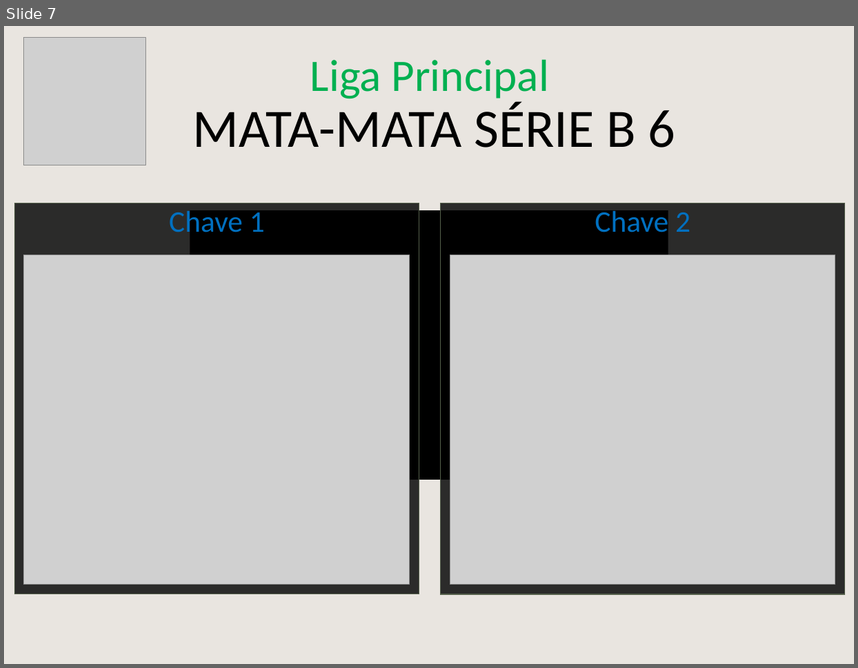
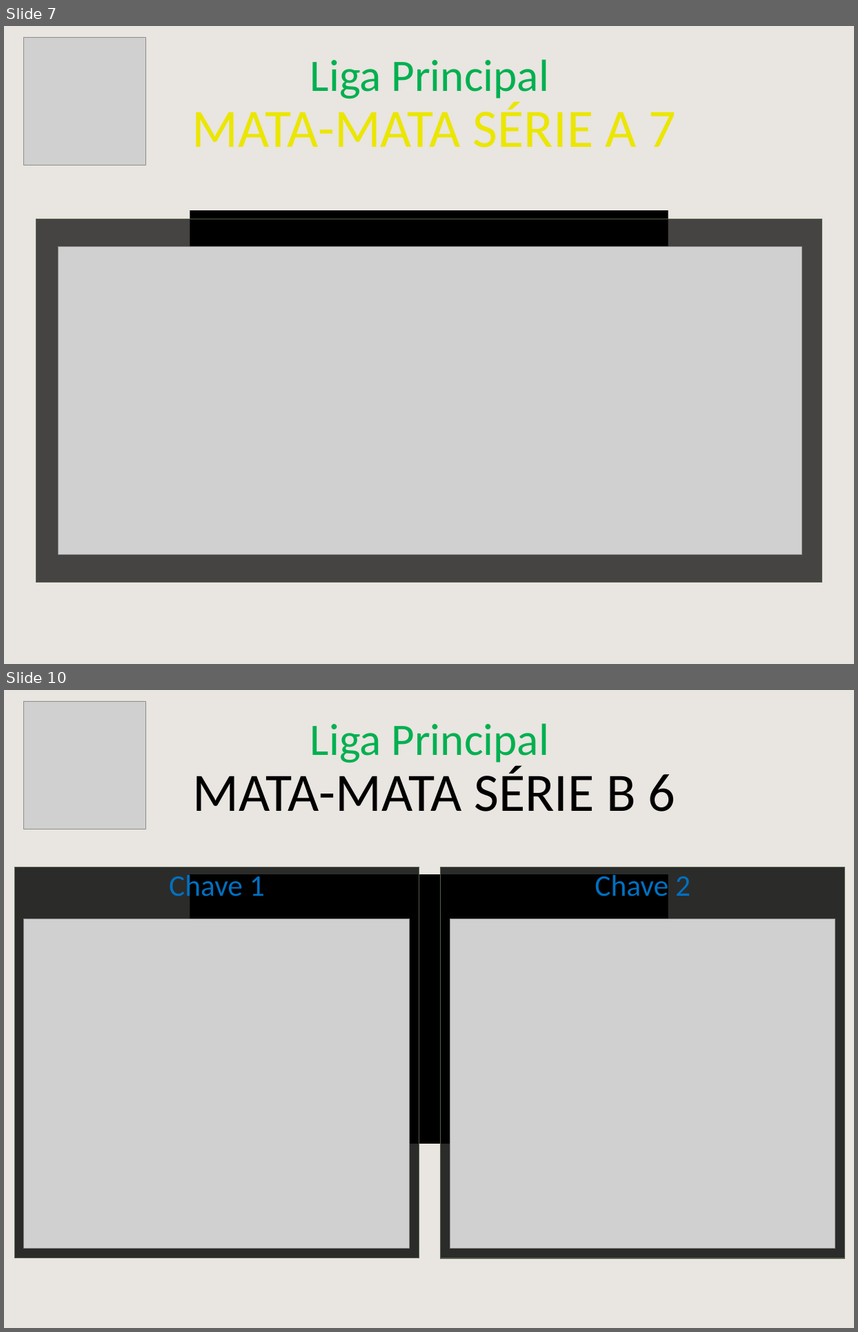
Before and after one commit to cknakayama/automacao_ligaroletarussa2021, a slide deck: MataMataPlanilha.pptx. Shown one above the other, each under a label of ours: slide 7 before the commit, slides 7 and 10 after it; the slides between them are not shown. The pictures are 858x668 and 858x1332 pixels, drawn with LibreOffice and Linux fonts; fonts in the diff are those of the drawing; grey boxes stand for pictures; background and template pictures are left out. Boxes give left, top, right and bottom in pixels: in the first picture for what was removed or moved away, otherwise in the second. Text is boxed around its words. In the diff, an @@ line names an element or a change of style, - is before the commit and + after.

```diff
--- a/MataMataPlanilha.pptx
+++ b/MataMataPlanilha.pptx
@@ slide 7 added at (4,26,854,664), background picture (left out); not listed: 1 template element that a slide beside it also shows @@
@@ picture added at (24,37,145,165) @@
@@ text added at (310,59,549,103), 60 pt, text #00B050 @@
+Liga Principal
@@ text added at (192,102,677,147), 72 pt, text #EBE600 @@
+MATA-MATA SÉRIE A 7
@@ rectangle added at (190,210,668,479), fill #000000 @@
@@ picture added at (525,210,668,389) @@
@@ rectangle added at (36,219,822,582), fill #000000 at 70% opacity, outline #57624D 1 pt @@
@@ picture added at (59,246,802,555) @@
@@ what was slide 7 is now slide 10 @@
```
Also in this commit, not shown: 2 other slides added, 4 other files.
